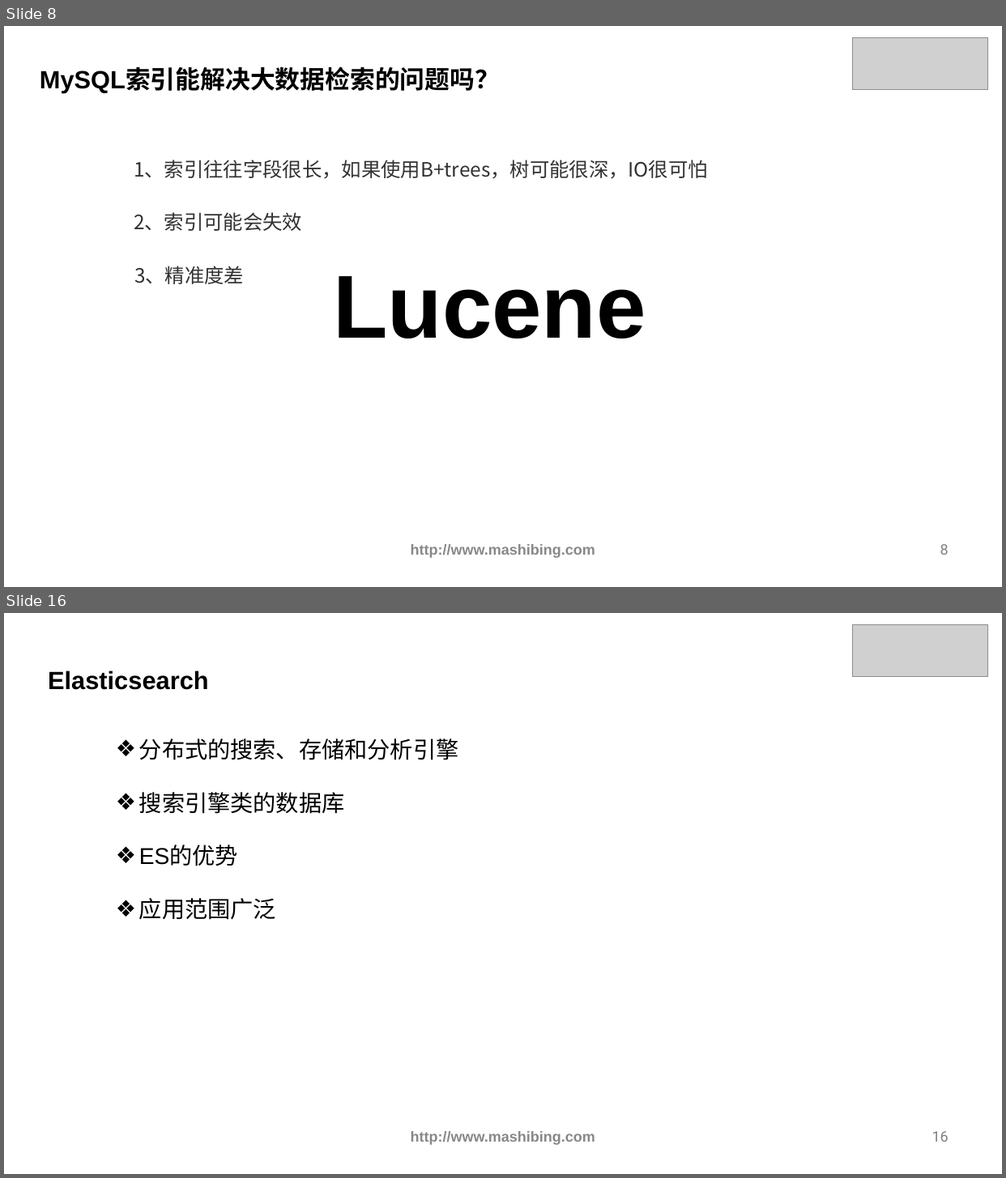
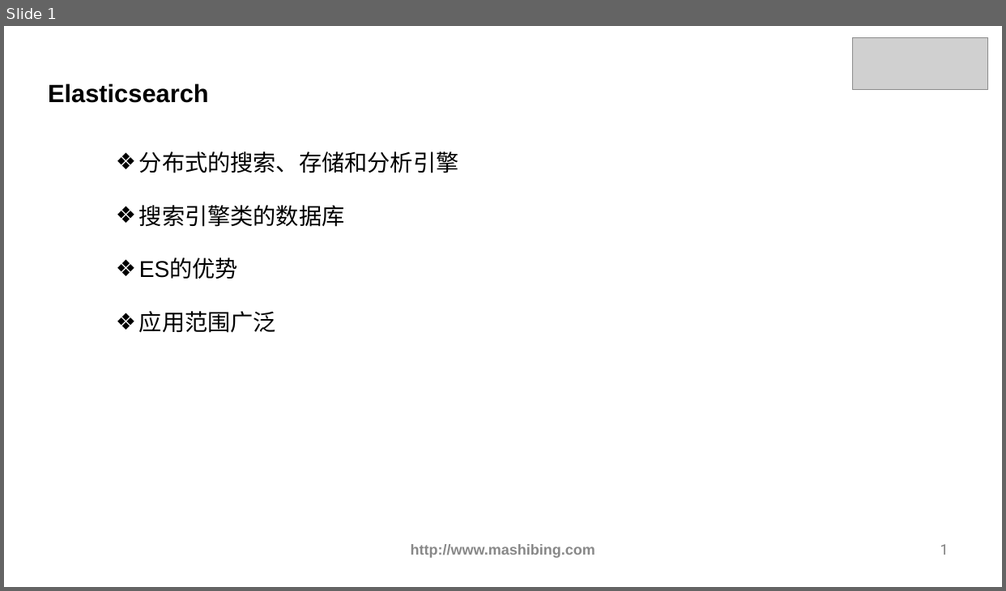
Before and after one commit to ybbstudy/Elastic-Stack, a slide deck: 1 核心知识篇/03-核心概念/课件/核心概念.pptx. Shown one above the other, each under a label of ours: slides 8 and 16 before the commit, slide 1 after it; the slides between them are not shown. The pictures are 1006x1178 and 1006x591 pixels, drawn with LibreOffice and Linux fonts; fonts in the diff are those of the drawing; grey boxes stand for pictures. Boxes give left, top, right and bottom in pixels: in the first picture for what was removed or moved away, otherwise in the second. Text is boxed around its words. In the diff, an @@ line names an element or a change of style, - is before the commit and + after.

```diff
--- a/1 核心知识篇/03-核心概念/课件/核心概念.pptx
+++ b/1 核心知识篇/03-核心概念/课件/核心概念.pptx
@@ slide 8 removed at (4, 26, 1002, 587), background #FFFFFF @@
@@ picture removed at (852, 37, 987, 90) @@
@@ text removed at (40, 69, 500, 93) @@
-MySQL索引能解决大数据检索的问题吗？
@@ text removed at (134, 160, 708, 179) @@
-1、索引往往字段很长，如果使用B+trees，树可能很深，IO很可怕
@@ text removed at (134, 212, 302, 231) @@
-2、索引可能会失效
@@ text removed at (134, 266, 244, 284) @@
-3、精准度差
@@ text removed at (334, 276, 646, 339) @@
-Lucene
@@ text removed at (411, 544, 595, 558) @@
-http://www.mashibing.com
@@ page number removed at (940, 544, 948, 555) @@
-8
@@ what was slide 16 is now slide 1 @@
@@ page number at (940, 544, 948, 555): text changed @@
-16
+1
```
Also in this commit, not shown: 14 other slides removed, 38 other files.
